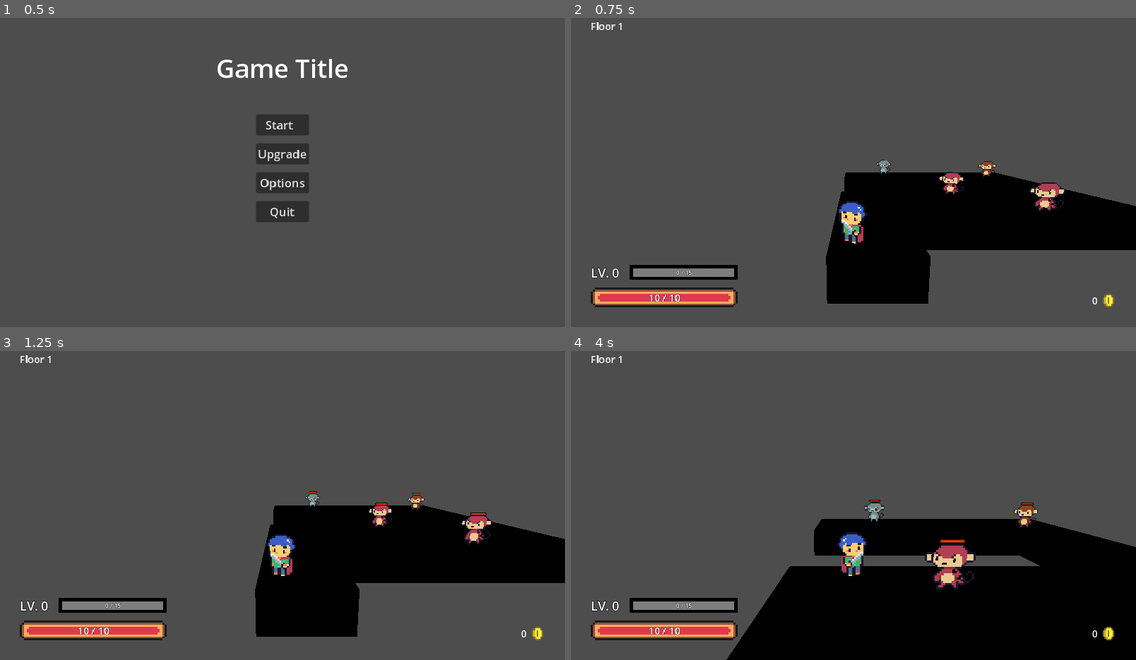
Above: before the commit, frames 1-4 (two rows, left to right).
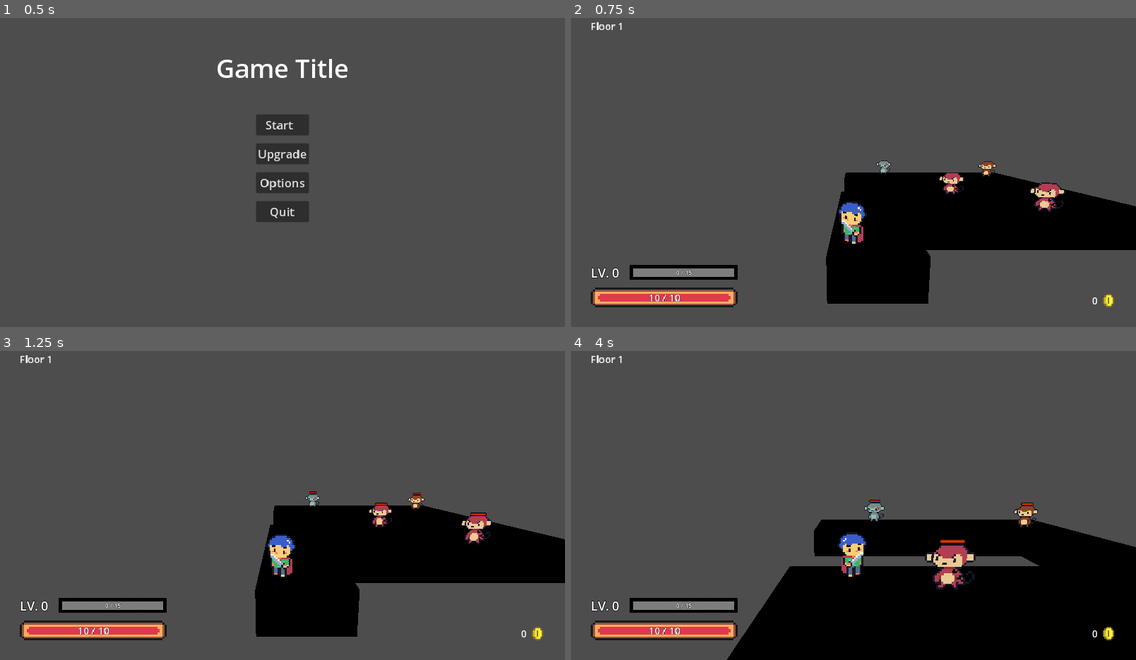
Above: after the commit, the same moments.

Repository: ArtMuchimuchi/FinalProject
Game: Godot game, scene res://user_interface/menu/main_menu/main_menu.tscn
The game is run twice, just before and just after one commit, with the same random seed, the same clock (stepped at 60 frames per second) and the same inputs. The project has no main scene, so this scene is started directly. The engine's default icon, where the game draws it, is replaced by a stand-in: a white triangle on a blue panel in a dark square. Sound files missing from this copy of the repository are replaced by a short silence.
Inputs (mouse positions are in pixels of both pictures, inside the frame that each line leads up to):
- Up to frame 1 (0.5 s): no input
- Up to frame 2 (0.75 s): click "Start" at 0.5 s
- Up to frame 3 (1.25 s): no input
- Up to frame 4 (4 s): move the mouse to (977, 483) at 1.27 s; hold Right (move_right) 1.28-2.03 s; tap one key every 0.75 s from 1.35 s: Shift (dash) Z (melee_attack) X (range_attack) Shift (dash); click (977, 483) at 1.42 s; move the mouse to (740, 517) at 2.02 s; hold Down (move_back) 2.03-2.78 s; move the mouse to (910, 431) at 2.77 s; hold Right (move_right) 2.78-3.53 s; move the mouse to (825, 564) at 3.52 s; hold Up (move_forward) from 3.53 s (still down); click (825, 564) at 3.67 s

Frame 1 is identical in both runs. In frame 2, 0.1% of the frame differs, in the area x 45-100%, y 45-92%; in frame 3, 0.1%; in frame 4, 0.3%, in the area x 27-100%, y 48-100%.

Commit message:
move_plater.tscn

Diff:
--- a/player.tscn
+++ b/entities/player/player.tscn
@@ -9,6 +9,7 @@
 [ext_resource type="AudioStream" uid="uid://dhbaqmkncdwyq" path="res://audio/sound_effect/player/dash_sfx.wav" id="7_yhmgm"]
 [ext_resource type="AudioStream" uid="uid://4j32f82uma5b" path="res://audio/sound_effect/player/melee_attack_sfx.wav" id="8_nb2ms"]
 [ext_resource type="AudioStream" uid="uid://cmou4sp0wgl1l" path="res://audio/sound_effect/player/range_attack_sfx.wav" id="9_xoky8"]
+[ext_resource type="PackedScene" uid="uid://csa4trrcundko" path="res://entities/ray_cast_group.tscn" id="10_cpboi"]
 
 [sub_resource type="BoxShape3D" id="BoxShape3D_sv0xa"]
 
@@ -412,4 +413,11 @@
 bus = &"soundEffect"
 
 [node name="Camera3D" type="Camera3D" parent="."]
-transform = Transform3D(1, 0, 0, 0, 0.990154, 0.139985, 0, -0.139985, 0.990154, 0.0232377, 1.73209, 4.18605)
+transform = Transform3D(1, 0, 0, 0, 0.990268, 0.139173, 0, -0.139173, 0.990268, 0.0232377, 1.73209, 4.18605)
+
+[node name="NavigationAgent3D" type="NavigationAgent3D" parent="."]
+debug_enabled = true
+debug_use_custom = true
+debug_path_custom_color = Color(1, 0.541176, 0, 1)
+
+[node name="RayCastGroup" parent="." instance=ExtResource("10_cpboi")]
--- a/mock_room/mock_room.tscn
+++ b/mock_room/mock_room.tscn
@@ -1,7 +1,7 @@
 [gd_scene load_steps=6 format=3 uid="uid://nnakytfd1jpb"]
 
 [ext_resource type="Script" path="res://mock_room/mock_room.gd" id="1_g2wsx"]
-[ext_resource type="PackedScene" uid="uid://58jmk2r1l0p1" path="res://player.tscn" id="2_o0vmi"]
+[ext_resource type="PackedScene" uid="uid://58jmk2r1l0p1" path="res://entities/player/player.tscn" id="2_o0vmi"]
 [ext_resource type="PackedScene" uid="uid://c1hjkl4y3abls" path="res://user_interface/hud/hud.tscn" id="5_5oesg"]
 [ext_resource type="PackedScene" uid="uid://ceaqepbc5e307" path="res://user_interface/menu/pause_menu/pause_menu.tscn" id="5_kypvy"]
 
--- a/world.tscn
+++ b/world.tscn
@@ -1,6 +1,6 @@
 [gd_scene load_steps=4 format=3 uid="uid://bv0hynkqpbi8k"]
 
-[ext_resource type="PackedScene" uid="uid://58jmk2r1l0p1" path="res://player.tscn" id="1_qp4wm"]
+[ext_resource type="PackedScene" uid="uid://58jmk2r1l0p1" path="res://entities/player/player.tscn" id="1_qp4wm"]
 [ext_resource type="MeshLibrary" uid="uid://nfnohaph7grb" path="res://demo.meshlib" id="3_1kqhu"]
 [ext_resource type="PackedScene" uid="uid://buwn3m2tyd405" path="res://entities/enemies/muscle_monkey/muscle_monkey.tscn" id="3_banaq"]
 
Not shown: 1 places in entities/player/player.tscn that only renumber resources
